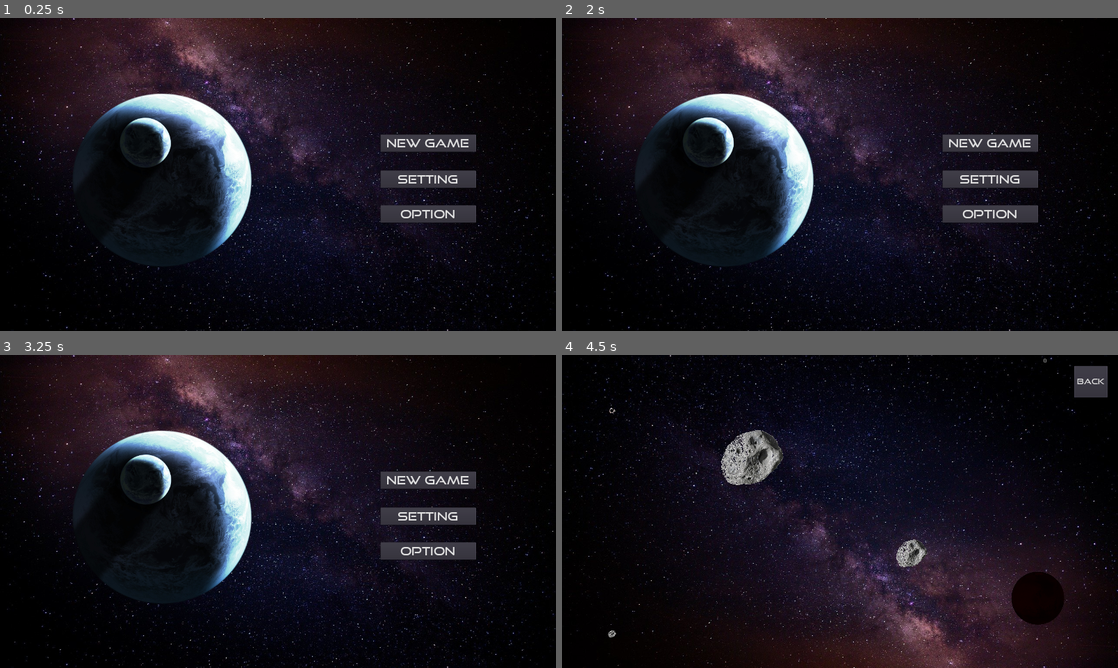
Above: before the commit, frames 1-4 (two rows, left to right).
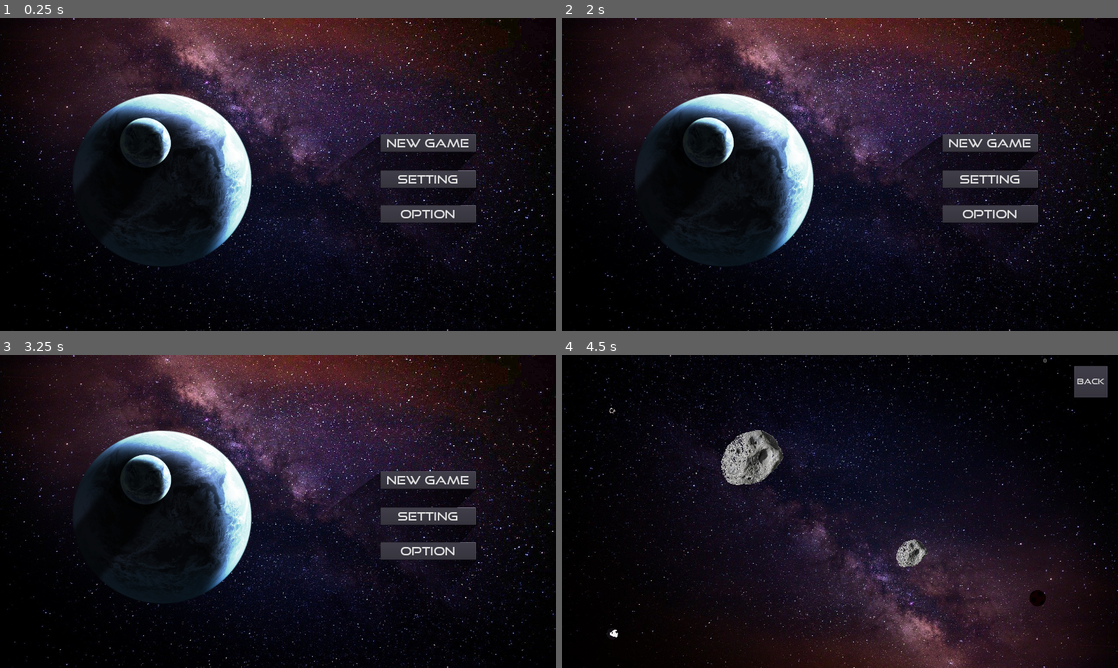
Above: after the commit, the same moments.

Repository: allenshi2014/balldrop
Game: Godot game, scene res://Menu.tscn
The game is run twice, just before and just after one commit, with the same random seed, the same clock (stepped at 60 frames per second) and the same inputs.
Inputs (mouse positions are in pixels of both pictures, inside the frame that each line leads up to):
- Up to frame 1 (0.25 s): no input
- Up to frame 2 (2 s): click "Setting" at 0.5 s; click "PLAY" (after the commit: "BACK") at 1.25 s
- Up to frame 3 (3.25 s): click "New Game" at 2 s; click "Back" at 2.75 s
- Up to frame 4 (4.5 s): click "New Game" at 3.5 s; move the mouse to (962, 495) at 4.27 s; click (962, 495) at 4.42 s

The runs differ from the first frame. In frame 1, 16% of the frame differs, in the area x 29-100%, y 0-88%; in frame 2, 16%, in the area x 29-100%, y 0-90%; in frame 3, 16%; in frame 4, 1.0%.

Commit message:
today updates

Diff:
--- a/Menu.tscn
+++ b/Menu.tscn
@@ -53,8 +53,8 @@
 texture = ExtResource( 5 )
 
 [node name="light" type="Light2D" parent="earth"]
-position = Vector2( -3000, -5000 )
-scale = Vector2( 3.33333, 3.33333 )
+position = Vector2( -952.533, -1595.6 )
+scale = Vector2( 0.957047, 1.25294 )
 texture = ExtResource( 6 )
 texture_scale = 3.0
 energy = 3.0
--- a/level/ball.gd
+++ b/level/ball.gd
@@ -8,8 +8,10 @@
 	#set image for ball
 	var ball_texture1 = preload("res://image/ball/ball1.png")
 	var ball_texture2 = preload("res://image/ball/ball2.png")
+	var ball_texture3 = preload("res://image/ball/ball3.png")
+	var ball_texture4 = preload("res://image/ball/ball4.png")
 
-	$sprite.set_texture(ball_texture2)
+	$sprite.set_texture(ball_texture4)
 
 	prevpos = position
 	initalpos = position
@@ -17,6 +19,8 @@
 
 func _physics_process(delta):
 	#yield(get_tree().create_timer(2), "timeout")
+	rotation -= 0.1
+
 	if position == initalpos:
 		reset_ball()
 
--- a/level/ball.tscn
+++ b/level/ball.tscn
@@ -10,7 +10,7 @@
 script = ExtResource( 1 )
 
 [node name="sprite" type="Sprite" parent="."]
-scale = Vector2( 0.08, 0.08 )
+scale = Vector2( 0.3, 0.3 )
 texture = ExtResource( 2 )
 
 [node name="shape" type="CollisionShape2D" parent="."]
--- a/level/stage1/stage1_1.tscn
+++ b/level/stage1/stage1_1.tscn
@@ -7,7 +7,6 @@
 [ext_resource path="res://level/stage1/rock.tscn" type="PackedScene" id=5]
 [ext_resource path="res://level/ball.tscn" type="PackedScene" id=6]
 [ext_resource path="res://level/gate.tscn" type="PackedScene" id=7]
-
 
 [sub_resource type="Environment" id=1]
 background_mode = 4
--- a/selection.gd
+++ b/selection.gd
@@ -29,19 +29,19 @@
 		var space = abs(child.global_position.x - 650)
 		#scaling when in range
 		if space <= 150 and space >= 50:
-			var increment = Vector2(0.002, 0.002)
-			child.scale = Vector2(0.3, 0.3) + (150 - space) * increment
+			var increment = Vector2(0.005, 0.005)
+			child.scale = Vector2(1, 1) + (150 - space) * increment
 		#show play button when in range
 		if space <= 50 and space >= 0:
 			$btn_play.visible = true
 
 
 	#sliding after swipe with gradual increment
-	if swipe_left_released and slide_distance <= 200 and slide_increment > 0 and swipe_start == null:
+	if swipe_left_released and slide_distance <= 150 and slide_increment > 0 and swipe_start == null:
 		$sprites.position.x -= slide_increment
 		slide_distance += slide_increment
 		slide_increment -= 0.1
-	elif swipe_right_released and slide_distance <= 200 and slide_increment > 0 and swipe_start == null:
+	elif swipe_right_released and slide_distance <= 150 and slide_increment > 0 and swipe_start == null:
 		$sprites.position.x += slide_increment
 		slide_distance += slide_increment
 		slide_increment -= 0.1
--- a/selection.tscn
+++ b/selection.tscn
@@ -1,13 +1,12 @@
-[gd_scene load_steps=10 format=2]
+[gd_scene load_steps=9 format=2]
 
 [ext_resource path="res://selection.gd" type="Script" id=1]
-[ext_resource path="res://image/ball/item1.png" type="Texture" id=2]
-[ext_resource path="res://image/ball/item2.png" type="Texture" id=3]
-[ext_resource path="res://image/ball/item3.png" type="Texture" id=4]
-[ext_resource path="res://image/ball/item4.png" type="Texture" id=5]
-[ext_resource path="res://image/ball/item5.png" type="Texture" id=6]
+[ext_resource path="res://image/ball/ball2.png" type="Texture" id=2]
+[ext_resource path="res://image/ball/ball3.png" type="Texture" id=3]
+[ext_resource path="res://image/ball/ball4.png" type="Texture" id=4]
 [ext_resource path="res://font/GT.ttf" type="DynamicFontData" id=7]
 [ext_resource path="res://image/bg/bg_menu.jpg" type="Texture" id=8]
+[ext_resource path="res://image/ball/ball1.png" type="Texture" id=9]
 
 [sub_resource type="DynamicFont" id=1]
 size = 25
@@ -27,30 +26,21 @@
 [node name="sprites" type="Node2D" parent="."]
 position = Vector2( 652.432, 350 )
 
-[node name="item1" type="Sprite" parent="sprites"]
-position = Vector2( -417.558, 116.898 )
-scale = Vector2( 0.3, 0.3 )
+[node name="ball1" type="Sprite" parent="sprites"]
+position = Vector2( -328.184, 132.166 )
+texture = ExtResource( 9 )
+
+[node name="ball2" type="Sprite" parent="sprites"]
+position = Vector2( -76.4911, 134.518 )
 texture = ExtResource( 2 )
 
-[node name="item2" type="Sprite" parent="sprites"]
-position = Vector2( -193.432, 122.702 )
-scale = Vector2( 0.3, 0.3 )
+[node name="ball3" type="Sprite" parent="sprites"]
+position = Vector2( 149.327, 132.166 )
 texture = ExtResource( 3 )
 
-[node name="item3" type="Sprite" parent="sprites"]
-position = Vector2( -0.00012207, 125.897 )
-scale = Vector2( 0.3, 0.3 )
+[node name="ball4" type="Sprite" parent="sprites"]
+position = Vector2( 335.156, 143.927 )
 texture = ExtResource( 4 )
-
-[node name="item4" type="Sprite" parent="sprites"]
-position = Vector2( 200.977, 127.076 )
-scale = Vector2( 0.3, 0.3 )
-texture = ExtResource( 5 )
-
-[node name="item5" type="Sprite" parent="sprites"]
-position = Vector2( 402.392, 123.88 )
-scale = Vector2( 0.3, 0.3 )
-texture = ExtResource( 6 )
 
 [node name="label" type="Label" parent="."]
 margin_left = 459.49
Binary file changed: image/ball/ball1.png
Binary file changed: image/ball/ball2.png
Binary file added: image/ball/ball3.png
Not shown, changed: image/ball/ball3.png.import
Binary file added: image/ball/ball4.png
Not shown, added: image/ball/ball4.png.import
Renamed: image/ball/item1.png -> image/object/item1.png
Not shown, changed: image/object/item1.png.import
Renamed: image/ball/item2.png -> image/object/item2.png
Not shown, changed: image/object/item2.png.import
Renamed: image/ball/item3.png -> image/object/item3.png
Not shown, added: image/object/item3.png.import
(and 4 more such lines)
